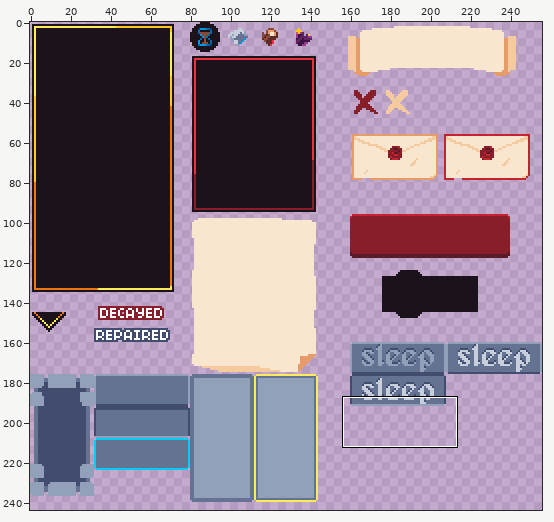
One commit to this sprite sheet: Assets/UI/tileInfo.png. The picture above shows the old version from afar; the outline marks the close-up.
Close-up. Earlier state:
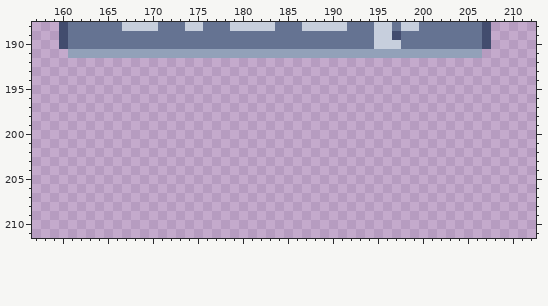
The file is 256x256 pixels. Shown: x 157..212, y 188..211. The wide view leaves out empty margins. The commit also changed other parts of the picture, which this record leaves out.
New version:
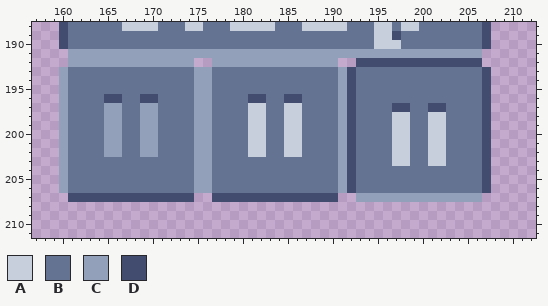
Palette (. is transparent): A #c7cfdd  B #657392  C #92a1b9  D #424c6e
What changed:
@@ x 157..212 @@
 191 ....CCCCCCCCCCCCCCCCCCCCCCCCCCCCCCCCCCCCCCCCCCCCCC......
-192 ........................................................
-193 ........................................................
-194 ........................................................
-195 ........................................................
-196 ........................................................
-197 ........................................................
-198 ........................................................
-199 ........................................................
-200 ........................................................
-201 ........................................................
-202 ........................................................
-203 ........................................................
-204 ........................................................
-205 ........................................................
-206 ........................................................
-207 ........................................................
+192 ....CCCCCCCCCCCCCC..CCCCCCCCCCCCCC..DDDDDDDDDDDDDD......
+193 ...CBBBBBBBBBBBBBBCCBBBBBBBBBBBBBBCDBBBBBBBBBBBBBBD.....
+194 ...CBBBBBBBBBBBBBBCCBBBBBBBBBBBBBBCDBBBBBBBBBBBBBBD.....
+195 ...CBBBBBBBBBBBBBBCCBBBBBBBBBBBBBBCDBBBBBBBBBBBBBBD.....
+196 ...CBBBBDDBBDDBBBBCCBBBBDDBBDDBBBBCDBBBBBBBBBBBBBBD.....
+197 ...CBBBBCCBBCCBBBBCCBBBBAABBAABBBBCDBBBBDDBBDDBBBBD.....
+198 ...CBBBBCCBBCCBBBBCCBBBBAABBAABBBBCDBBBBAABBAABBBBD.....
+199 ...CBBBBCCBBCCBBBBCCBBBBAABBAABBBBCDBBBBAABBAABBBBD.....
+200 ...CBBBBCCBBCCBBBBCCBBBBAABBAABBBBCDBBBBAABBAABBBBD.....
+201 ...CBBBBCCBBCCBBBBCCBBBBAABBAABBBBCDBBBBAABBAABBBBD.....
+202 ...CBBBBCCBBCCBBBBCCBBBBAABBAABBBBCDBBBBAABBAABBBBD.....
+203 ...CBBBBBBBBBBBBBBCCBBBBBBBBBBBBBBCDBBBBAABBAABBBBD.....
+204 ...CBBBBBBBBBBBBBBCCBBBBBBBBBBBBBBCDBBBBBBBBBBBBBBD.....
+205 ...CBBBBBBBBBBBBBBCCBBBBBBBBBBBBBBCDBBBBBBBBBBBBBBD.....
+206 ...CBBBBBBBBBBBBBBCCBBBBBBBBBBBBBBCDBBBBBBBBBBBBBBD.....
+207 ....DDDDDDDDDDDDDD..DDDDDDDDDDDDDD..CCCCCCCCCCCCCC......
 208 ........................................................
Changed places in both close-ups, as pixel boxes (x1, y1, x2, y2):
added: (59, 58, 491, 202)
